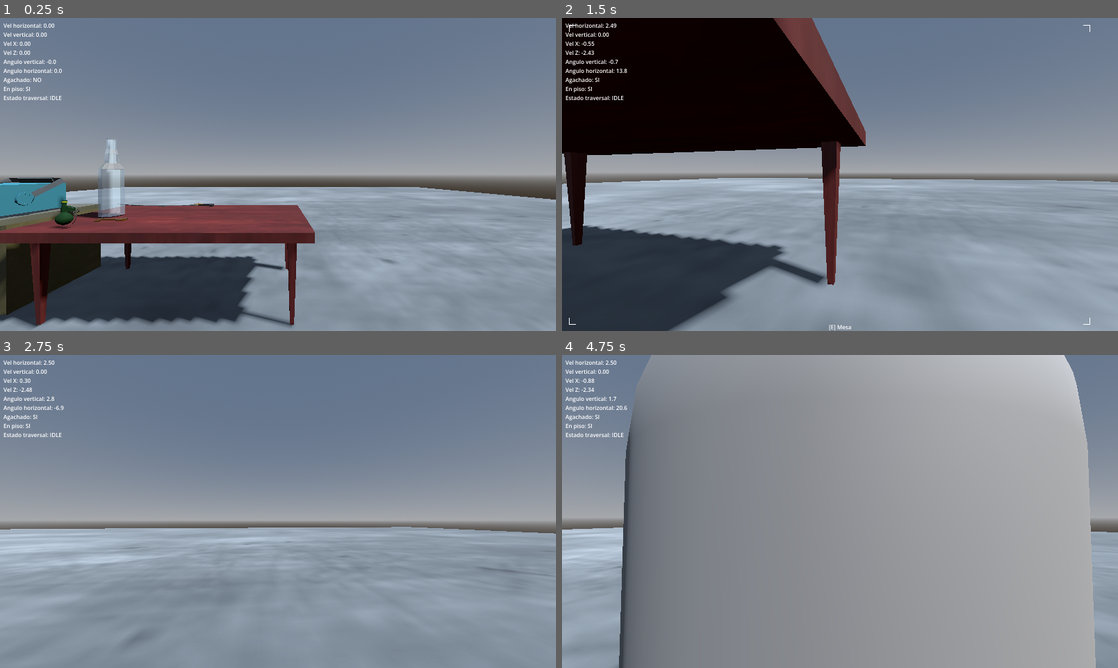
Above: before the commit, frames 1-4 (two rows, left to right).
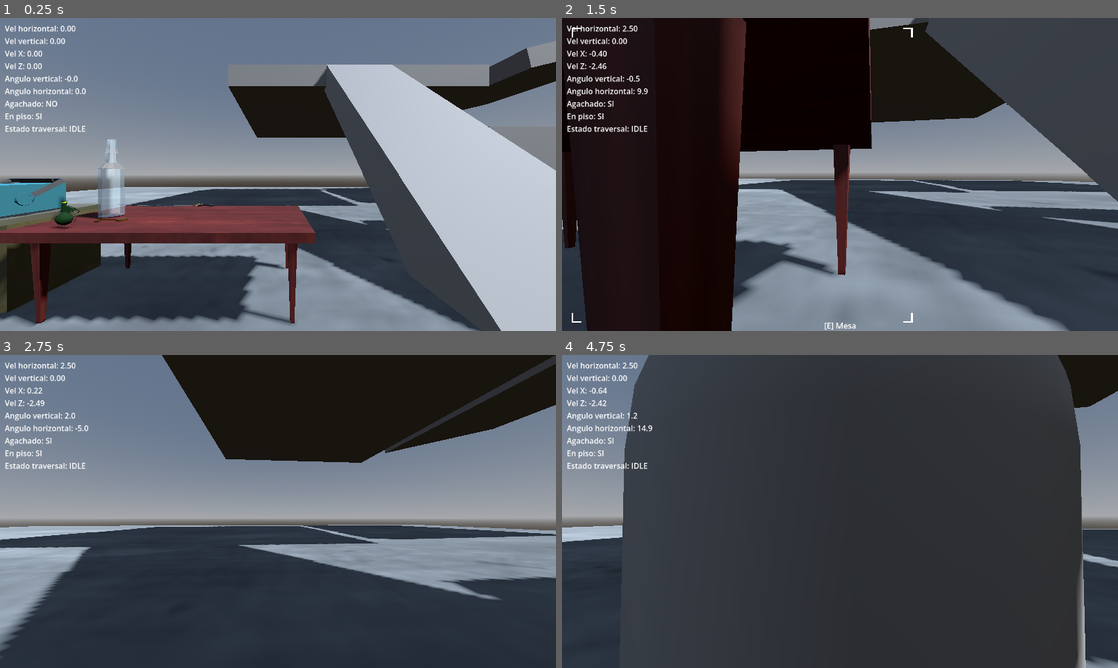
Above: after the commit, the same moments.

Repository: ElVerdulero2001/tun-tun-tun-sahur-el-juego-copia-de-Peripeteia-
Game: Godot game, scene res://levels/movement_test.tscn
Same seed, same stepped clock (60 frames per second), same inputs: the game is played once before the commit and once after it.
Inputs (mouse positions are in pixels of both pictures, inside the frame that each line leads up to):
- Up to frame 1 (0.25 s): no input
- Up to frame 2 (1.5 s): tap Enter at 0.5 s; move the mouse to (867, 174) at 0.52 s; hold Ctrl (crouch) 0.53-1.28 s; hold W (move_forward) from 0.53 s (still down); click (867, 174) at 0.67 s; tap Space (jump) at 0.77 s; move the mouse to (812, 174) at 1.27 s; tap E (interactuar) at 1.35 s
- Up to frame 3 (2.75 s): keep holding W (move_forward); tap Space (jump) at 1.52 s; move the mouse to (289, 505) at 2.02 s; hold R (rotar_item) from 2.03 s (still down)
- Up to frame 4 (4.75 s): keep holding W (move_forward); move the mouse to (834, 517) at 2.77 s; release R (rotar_item) at 2.78 s; tap Shift (run) at 2.85 s; click (834, 517) at 2.92 s; tap Space (jump) at 3.02, 3.77, 4.52 s; move the mouse to (878, 514) at 3.52 s; tap T (tirar_item) at 3.6 s; tap G (toggle_debug_freeze) at 4.15 s; move the mouse to (795, 508) at 4.27 s; tap F (toggle_free_cam) at 4.35 s

The runs differ from the first frame. In frame 1, 36% of the frame differs, in the area x 0-100%, y 1-100%; in frame 2, 58%; in frame 3, 59%; in frame 4, 91%, in the area x 0-100%, y 0-100%.

Commit message:
ahora funciona la deteccion de paredes con una inclinacion y no las atraviesa

Diff:
--- a/levels/movement_test.tscn
+++ b/levels/movement_test.tscn
@@ -163,6 +163,7 @@
 transform = Transform3D(1, 0, 0, 0, 1, 0, 0, 0, 1, -4.742693, 0, 0)
 
 [node name="MeshInstance3D" type="MeshInstance3D" parent="world/enviroment/static/bloques/StaticBody3D" unique_id=571967057]
+transform = Transform3D(1, 0, 0, 0, 1, 0, 0, 0, 1, -0.00041913986, 0.025310755, -0.008286476)
 mesh = SubResource("BoxMesh_755td")
 
 [node name="CollisionShape3D" type="CollisionShape3D" parent="world/enviroment/static/bloques/StaticBody3D" unique_id=1885951137]
@@ -170,7 +171,6 @@
 
 [node name="StaticBody3D2" type="StaticBody3D" parent="world/enviroment/static/bloques" unique_id=23530118]
 transform = Transform3D(-3.090862e-08, 3.090862e-08, 1, 0.70710677, 0.70710677, 0, -0.70710677, 0.70710677, -4.371139e-08, 0, 2.9757617, -5.5168304)
-visible = false
 
 [node name="MeshInstance3D" type="MeshInstance3D" parent="world/enviroment/static/bloques/StaticBody3D2" unique_id=147604839]
 mesh = SubResource("BoxMesh_qolh1")
@@ -183,7 +183,6 @@
 transform = Transform3D(1, 0, 0, 0, 1, 0, 0, 0, 1, 0, 6.37, -14.7)
 
 [node name="MeshInstance3D" type="MeshInstance3D" parent="world/enviroment/static/bloques/StaticBody3D3" unique_id=1943942775]
-visible = false
 mesh = SubResource("BoxMesh_gdjh5")
 
 [node name="CollisionShape3D" type="CollisionShape3D" parent="world/enviroment/static/bloques/StaticBody3D3" unique_id=628590392]
@@ -192,7 +191,6 @@
 
 [node name="StaticBody3D4" type="StaticBody3D" parent="world/enviroment/static/bloques" unique_id=1190142017]
 transform = Transform3D(0.97159046, -0.23666857, 0, 0.23666857, 0.97159046, 0, 0, 0, 1, 14.483122, 8.968386, -15.298)
-visible = false
 
 [node name="MeshInstance3D" type="MeshInstance3D" parent="world/enviroment/static/bloques/StaticBody3D4" unique_id=1767284781]
 mesh = SubResource("BoxMesh_gdjh5")
@@ -203,7 +201,6 @@
 
 [node name="StaticBody3D5" type="StaticBody3D" parent="world/enviroment/static/bloques" unique_id=785074728]
 transform = Transform3D(6, 0, 0, 0, 3, 0, 0, 0, 1, 5.02, 1.621, -5.752)
-visible = false
 
 [node name="MeshInstance3D" type="MeshInstance3D" parent="world/enviroment/static/bloques/StaticBody3D5" unique_id=1443885721]
 mesh = SubResource("BoxMesh_mp4pn")
@@ -213,7 +210,6 @@
 
 [node name="StaticBody3D6" type="StaticBody3D" parent="world/enviroment/static/bloques" unique_id=1923909996]
 transform = Transform3D(1, 0, 0, 0, 1, 0, 0, 0, 1, 11.571462, 1.082566, -5.875285)
-visible = false
 
 [node name="MeshInstance3D" type="MeshInstance3D" parent="world/enviroment/static/bloques/StaticBody3D6" unique_id=1051597865]
 mesh = SubResource("BoxMesh_yig0p")
@@ -223,7 +219,6 @@
 
 [node name="cubo prueba" type="StaticBody3D" parent="world/enviroment/static/bloques" unique_id=2062958007]
 transform = Transform3D(1, 0, 0, 0, 1, 0, 0, 0, 1, 2.2547092, 0.83184385, 0)
-visible = false
 
 [node name="MeshInstance3D" type="MeshInstance3D" parent="world/enviroment/static/bloques/cubo prueba" unique_id=1464269293]
 mesh = SubResource("BoxMesh_kcpfy")
--- a/project.godot
+++ b/project.godot
@@ -25,8 +25,6 @@
 
 [display]
 
-window/size/viewport_width=1600
-window/size/viewport_height=900
 window/stretch/mode="viewport"
 
 [input]
--- a/scripts/player n entities/movement/player.gd
+++ b/scripts/player n entities/movement/player.gd
@@ -56,14 +56,9 @@
 
 	# El TraversalController tiene prioridad cuando está activo.
 	# Cuando está en IDLE, el MovementController tiene el control.
-	if traversal.is_active():
-		# Regla de hierro 1: mientras el traversal está activo, ÉL es el
-		# dueño absoluto del body. Mueve global_position directamente.
-		# NO debe correr move_and_slide() acá: reprocesaría la cápsula
-		# con colisión y le pelearía la posición al traversal cada frame
-		# (esto rompía el SNAPPING y el shimmy).
-		traversal.process(delta)
-	else:
+	# El TraversalController corre en su propio _physics_process.
+	# Acá solo bloqueamos el movimiento normal mientras está activo.
+	if not traversal.is_active():
 		var direction = _get_input_direction()
 		movement.process(delta, direction)
 		parkour_detector.process(delta)
--- a/scripts/player n entities/movement/traversal_controller.gd
+++ b/scripts/player n entities/movement/traversal_controller.gd
@@ -132,7 +132,14 @@
 	return _event_log
 
 # ─────────────────────────────────────────────────────────────────
-func process(delta: float) -> void:
+func _physics_process(delta: float) -> void:
+	DebugDraw.clear()
+
+	# Solo corre cuando el traversal esta activo.
+	# Cuando esta en IDLE, el MovementController tiene el control.
+	if state == State.IDLE:
+		return
+
 	match state:
 		State.SNAPPING: _state_snapping(delta)
 		State.HANGING:  _state_hanging(delta)
@@ -293,6 +300,9 @@
 	# Punto de sondeo: desplazado lateralmente desde la altura del borde.
 	var probe = probe_origin + lateral_dir * shimmy_max_dist
 
+	# TEST: confirmar que la funcion se ejecuta.
+	print("_edge_continues probe: ", probe, " dir: ", lateral_dir)
+
 	# 1. Raycast hacia la pared (en dirección -normal, hacia adentro).
 	# El alcance tiene que superar el HANG_WALL_GAP (0.68m) o el raycast
 	# termina en el aire antes de llegar a la cara lateral del objeto.
@@ -303,9 +313,17 @@
 	var wall_hit = space.intersect_ray(wall_q)
 
 	# Debug: rayo de pared — naranja si pega, gris si no.
-	DebugDraw.ray(wall_from, wall_to, Color.ORANGE if wall_hit else Color.GRAY)
+	DebugDraw.ray(wall_from, wall_to, Color.BLUE if wall_hit else Color.GRAY)
 
 	if wall_hit.is_empty():
+		return false
+
+	# Validar que la superficie es suficientemente vertical.
+	# Rampas e inclinadas tienen normal con componente Y alta.
+	# Mismo umbral que parkour_detector (30 grados).
+	var max_normal_y : float = sin(deg_to_rad(30.0))
+	if abs(wall_hit["normal"].y) > max_normal_y:
+		DebugDraw.ray(wall_from, wall_to, Color.RED)
 		return false
 
 	# 2. Raycast hacia abajo desde arriba del hit, para confirmar el borde.
--- a/scripts/player n entities/visuals/debug_draw.gd
+++ b/scripts/player n entities/visuals/debug_draw.gd
@@ -1,52 +1,43 @@
 # debug_draw.gd
 # AUTOLOAD. Sistema de visualización 3D para debugging.
-# Cualquier script puede pedirle que dibuje rayos, puntos y esferas.
-# Los dibujos se acumulan durante el frame y se limpian al final de cada frame físico.
-#
-# Para registrarlo: Project Settings → Autoload → agregar este script como "DebugDraw".
 #
 # Uso desde cualquier script:
+#   DebugDraw.clear()                          <- limpiar antes de dibujar
 #   DebugDraw.ray(origen, destino, Color.RED)
 #   DebugDraw.point(posicion, Color.GREEN)
 #   DebugDraw.sphere(posicion, radio, Color.YELLOW)
+#
+# Cada sistema que dibuja es responsable de llamar clear() al inicio
+# de su physics_process, antes de agregar sus primitivas. Asi el orden
+# del arbol no importa — cada uno limpia y redibuja lo suyo.
 
 extends Node
 
-# ── Toggle global ─────────────────────────────────────────────────
 var enabled : bool = true
+var frozen  : bool = false
 
-# ── Freeze ────────────────────────────────────────────────────────
-# Cuando está congelado, deja de aceptar dibujos nuevos y mantiene
-# en pantalla el último frame dibujado. Útil para inspeccionar.
-var frozen : bool = false
+var _rays    : Array = []
+var _points  : Array = []
+var _spheres : Array = []
 
-# ── Listas de primitivas a dibujar este frame ─────────────────────
-var _rays    : Array = []   # cada uno: { from, to, color }
-var _points  : Array = []   # cada uno: { pos, color, size }
-var _spheres : Array = []   # cada uno: { pos, radius, color }
-
-# ── Nodo de rendering ─────────────────────────────────────────────
 var _mesh_instance : MeshInstance3D
 var _immediate     : ImmediateMesh
 var _material      : StandardMaterial3D
 
-# ─────────────────────────────────────────────────────────────────
 func _ready() -> void:
-	# Crear el MeshInstance que va a dibujar todo
 	_immediate = ImmediateMesh.new()
 
 	_material = StandardMaterial3D.new()
-	_material.shading_mode          = BaseMaterial3D.SHADING_MODE_UNSHADED
+	_material.shading_mode               = BaseMaterial3D.SHADING_MODE_UNSHADED
 	_material.vertex_color_use_as_albedo = true
-	_material.no_depth_test         = true   # se ve a través de paredes
-	_material.transparency          = BaseMaterial3D.TRANSPARENCY_ALPHA
+	_material.no_depth_test              = true
+	_material.transparency               = BaseMaterial3D.TRANSPARENCY_ALPHA
 
 	_mesh_instance = MeshInstance3D.new()
-	_mesh_instance.mesh             = _immediate
+	_mesh_instance.mesh              = _immediate
 	_mesh_instance.material_override = _material
-	_mesh_instance.cast_shadow      = GeometryInstance3D.SHADOW_CASTING_SETTING_OFF
+	_mesh_instance.cast_shadow       = GeometryInstance3D.SHADOW_CASTING_SETTING_OFF
 
-	# Se agrega a la escena cuando el árbol esté listo
 	call_deferred("_attach_to_scene")
 
 func _attach_to_scene() -> void:
@@ -54,9 +45,14 @@
 	if root:
 		root.add_child(_mesh_instance)
 
-# ─────────────────────────────────────────────────────────────────
-# ── API PÚBLICA ──────────────────────────────────────────────────
-# ─────────────────────────────────────────────────────────────────
+# ── API PÚBLICA ───────────────────────────────────────────────────
+
+func clear() -> void:
+	if frozen:
+		return
+	_rays.clear()
+	_points.clear()
+	_spheres.clear()
 
 func ray(from: Vector3, to: Vector3, color: Color = Color.WHITE) -> void:
 	if not enabled or frozen:
@@ -79,34 +75,17 @@
 func toggle_freeze() -> void:
 	frozen = not frozen
 
-# ─────────────────────────────────────────────────────────────────
-# ── RENDERING ────────────────────────────────────────────────────
-# ─────────────────────────────────────────────────────────────────
+# ── RENDERING ─────────────────────────────────────────────────────
+# Solo dibuja. El clear lo hace cada sistema antes de agregar sus datos.
 
 func _process(_delta: float) -> void:
-	# Volver a re-attach si cambió la escena (ej: reload tras morir)
 	if _mesh_instance and not _mesh_instance.is_inside_tree():
 		_attach_to_scene()
 
-	# Permitir togglear el freeze con una tecla.
 	if Input.is_action_just_pressed("toggle_debug_freeze"):
 		toggle_freeze()
 
-	# Solo dibuja. El clear lo hace _physics_process.
-	# Por qué: los rayos del shimmy se agregan en _physics_process.
-	# Si limpiamos acá, pueden borrarse antes de que este frame los dibuje.
-	# Separar los dos loops garantiza que lo que se agregó en physics
-	# siempre llega al frame visual siguiente.
 	_redraw()
-
-func _physics_process(_delta: float) -> void:
-	# Si está congelado, NO limpiar — mantener el último frame en pantalla.
-	if frozen:
-		return
-
-	_rays.clear()
-	_points.clear()
-	_spheres.clear()
 
 func _redraw() -> void:
 	if not _immediate:
@@ -119,27 +98,20 @@
 
 	_immediate.surface_begin(Mesh.PRIMITIVE_LINES)
 
-	# ── Rayos ─────────────────────────────────────────────────────
 	for r in _rays:
 		_immediate.surface_set_color(r["color"])
 		_immediate.surface_add_vertex(r["from"])
 		_immediate.surface_set_color(r["color"])
 		_immediate.surface_add_vertex(r["to"])
 
-	# ── Puntos (cruces de 3 ejes) ─────────────────────────────────
 	for p in _points:
-		var s = p["size"]
-		var c = p["color"]
-		var pos = p["pos"]
-		_add_cross(pos, s, c)
+		_add_cross(p["pos"], p["size"], p["color"])
 
-	# ── Esferas (wireframe simple: 3 círculos) ────────────────────
 	for sp in _spheres:
 		_add_sphere_wire(sp["pos"], sp["radius"], sp["color"])
 
 	_immediate.surface_end()
 
-# ─────────────────────────────────────────────────────────────────
 func _add_cross(pos: Vector3, size: float, color: Color) -> void:
 	for axis in [Vector3.RIGHT, Vector3.UP, Vector3.FORWARD]:
 		_immediate.surface_set_color(color)
@@ -149,7 +121,6 @@
 
 func _add_sphere_wire(center: Vector3, radius: float, color: Color) -> void:
 	var segments := 16
-	# Tres círculos: XY, XZ, YZ
 	_add_circle(center, radius, color, segments, 0)
 	_add_circle(center, radius, color, segments, 1)
 	_add_circle(center, radius, color, segments, 2)
@@ -162,9 +133,9 @@
 		var y = sin(ang) * radius
 		var pt : Vector3
 		match plane:
-			0: pt = Vector3(x, y, 0.0)    # XY
-			1: pt = Vector3(x, 0.0, y)    # XZ
-			_: pt = Vector3(0.0, x, y)    # YZ
+			0: pt = Vector3(x, y, 0.0)
+			1: pt = Vector3(x, 0.0, y)
+			2: pt = Vector3(0.0, x, y)
 		pt += center
 		if i > 0:
 			_immediate.surface_set_color(color)
Not shown: 2 places in levels/movement_test.tscn that only renumber resources
